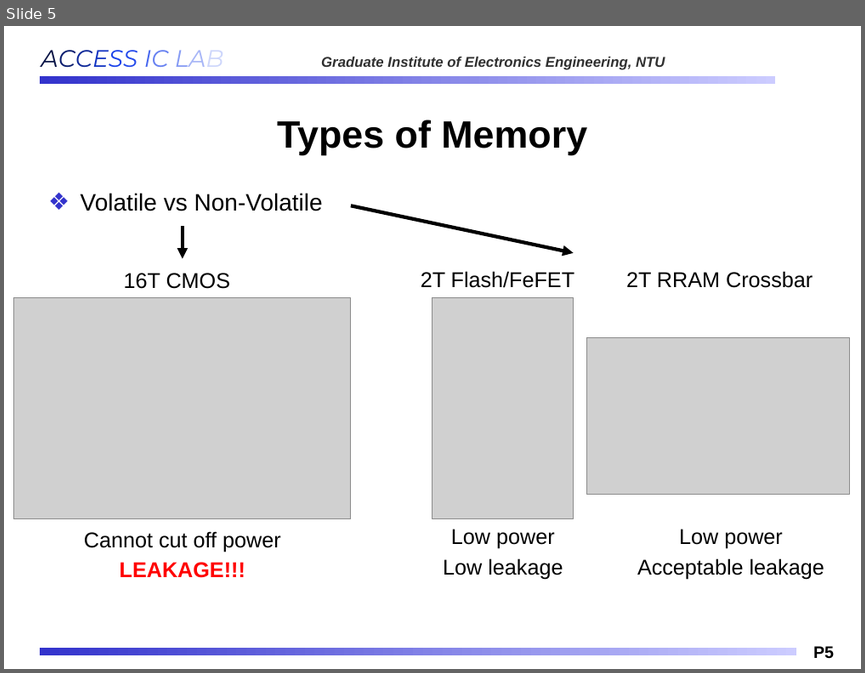
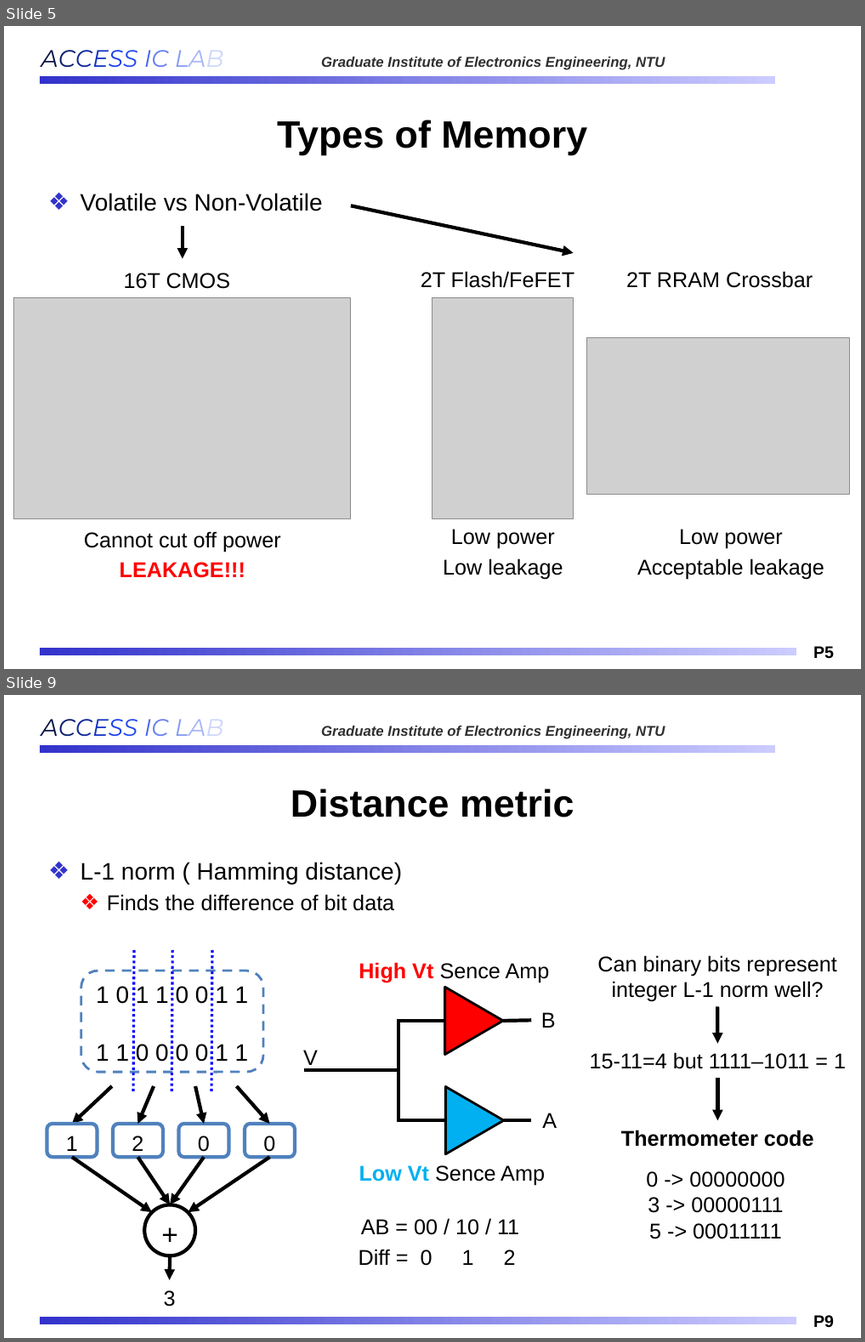
Before and after one commit to Oniontow/AndyWu_Project, a slide deck: IMS_NEW.pptx. Shown one above the other, each under a label of ours: slide 5 before the commit, slides 5 and 9 after it; the slides between them are not shown. The pictures are 865x673 and 865x1342 pixels, drawn with LibreOffice and Linux fonts; fonts in the diff are those of the drawing; grey boxes stand for pictures; background and template pictures are left out. Boxes give left, top, right and bottom in pixels: in the first picture for what was removed or moved away, otherwise in the second. Text is boxed around its words. In the diff, an @@ line names an element or a change of style, - is before the commit and + after.

```diff
--- a/IMS_NEW.pptx
+++ b/IMS_NEW.pptx
@@ slide 9 added at bbox=[4, 695, 861, 1338], background #FFFFFF; not listed: 4 template elements that a slide beside it also shows @@
@@ title added at bbox=[290, 789, 574, 817], 32 pt, text #000000, bold @@
+Distance metric
@@ text added at bbox=[80, 862, 402, 911], 18 pt, text #000000 @@
+❖ L-1 norm ( Hamming distance)
+  ❖ Finds the difference of bit data
@@ text added at bbox=[358, 962, 550, 983], 18 pt, text #000000 @@
+High Vt Sence Amp
@@ text added at bbox=[597, 955, 836, 1002], 18 pt, text #000000 @@
+Can binary bits represent integer L-1 norm well?
@@ triangle added at bbox=[445, 987, 503, 1055], fill #FF0000, outline #000000 2 pt @@
@@ line added from (398, 1021) to (444, 1021), #000000 3 pt @@
@@ line added from (398, 1122) to (398, 1021), #000000 3 pt @@
@@ line added from (503, 1021) to (531, 1020), #000000 3 pt @@
@@ text added at bbox=[541, 1012, 556, 1027], 18 pt, text #000000 @@
+B
@@ arrow added from (717, 1006) to (718, 1043), #000000 3 pt @@
@@ text added at bbox=[303, 1049, 318, 1069], 18 pt, text #000000 @@
+V
@@ line added from (304, 1071) to (398, 1071), #000000 3 pt @@
@@ text added at bbox=[590, 1052, 846, 1069], 18 pt, text #000000 @@
+15-11=4 but 1111–1011 = 1
@@ triangle added at bbox=[446, 1086, 504, 1154], fill #00B0F0, outline #000000 2 pt @@
@@ arrow added from (718, 1078) to (718, 1120), #000000 3 pt @@
@@ line added from (398, 1120) to (445, 1120), #000000 3 pt @@
@@ line added from (504, 1120) to (531, 1120), #000000 3 pt @@
@@ text added at bbox=[542, 1112, 556, 1128], 18 pt, text #000000 @@
+A
@@ text added at bbox=[621, 1129, 814, 1146], 18 pt, text #000000, bold @@
+Thermometer code
@@ text added at bbox=[359, 1165, 545, 1185], 18 pt, text #000000 @@
+Low Vt Sence Amp
@@ text added at bbox=[646, 1171, 784, 1239], 18 pt, text #000000 @@
+0 -> 00000000
+3 -> 00000111
+5 -> 00011111
@@ text added at bbox=[361, 1219, 519, 1235], 18 pt, text #000000 @@
+AB = 00 / 10 / 11
@@ text added at bbox=[358, 1248, 516, 1265], 18 pt, text #000000 @@
+Diff = 0 1 2
@@ group added at bbox=[46, 949, 296, 1306]: 9 arrows, 5 rounded rectangles, 3 lines, 1 ellipse, 1 text @@
+1 0 1 1 0 0 1 1
+1 1 0 0 0 0 1 1
+1
+2
+0
+0
++
+3
```
Also in this commit, not shown: 3 slides changed, 1 other slide added, 1 slide removed, 2 other files.
